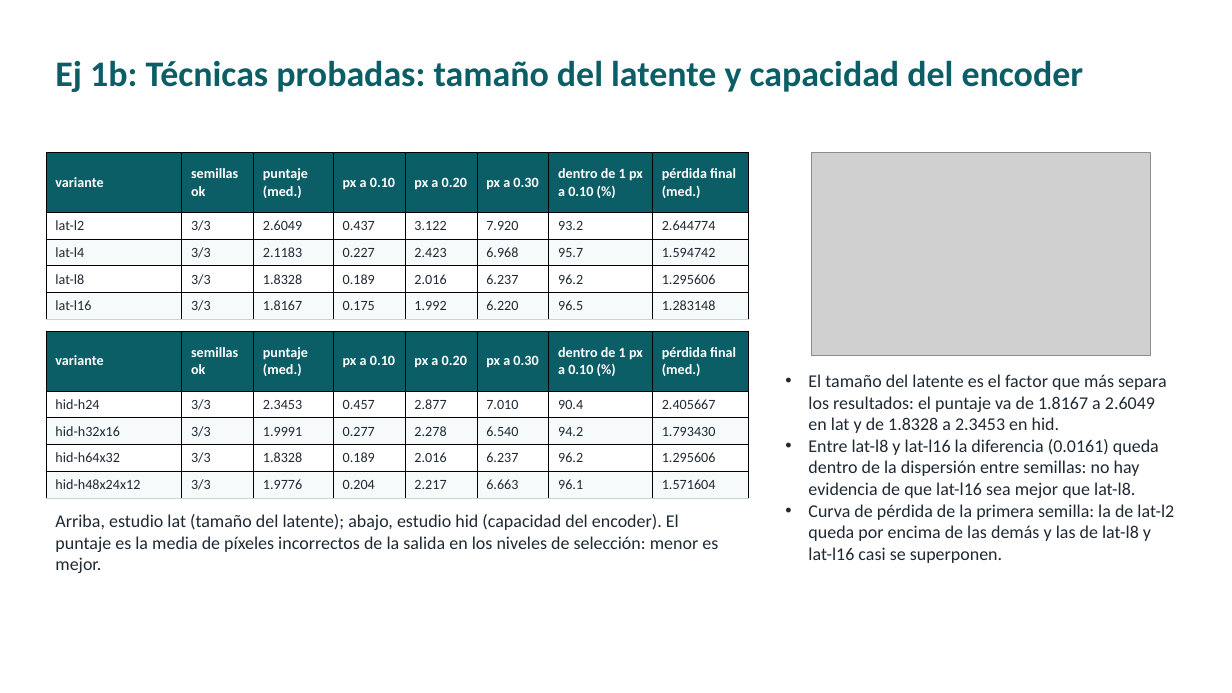
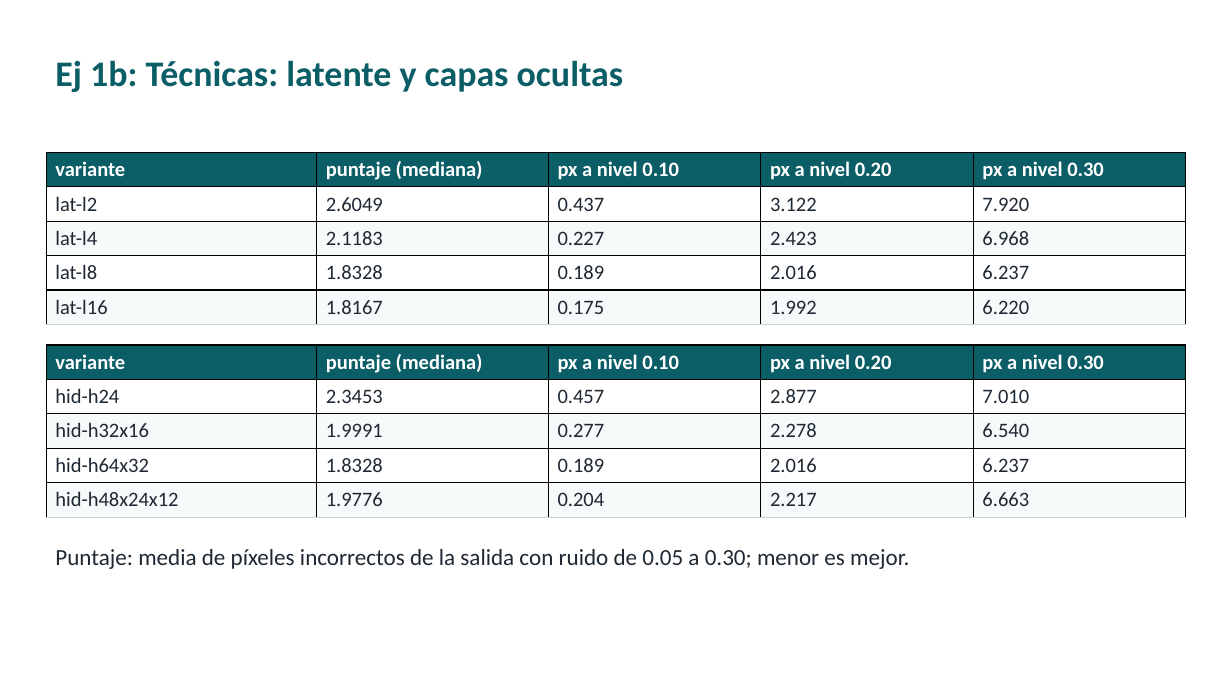
Before and after one commit to ldicandia/SIA-G3, a slide deck: slide 12 of TP5/presentacion/TP5-autoencoders.pptx (slide 11 before the commit). Drawn at 1232x693 pixels with LibreOffice and Linux fonts; fonts in the diff are those of the drawing; grey boxes stand for pictures. Boxes give left, top, right and bottom in pixels: in the first picture for what was removed or moved away, otherwise in the second. Text is boxed around its words. In the diff, an @@ line names an element or a change of style, - is before the commit and + after.

Commit message:
fixes presentacion

```diff
--- a/TP5/presentacion/TP5-autoencoders.pptx
+++ b/TP5/presentacion/TP5-autoencoders.pptx
@@ title at [55, 60, 623, 92]: text changed @@
-Ej 1b: Técnicas probadas: tamaño del latente y capacidad del encoder
+Ej 1b: Técnicas: latente y capas ocultas
@@ table at [46, 152, 1187, 322] @@
-column 2: semillas ok | 3/3 | 3/3 | 3/3 | 3/3
-column 3: puntaje (med.) | 2.6049 | 2.1183 | 1.8328 | 1.8167
-column 4: px a 0.10 | 0.437 | 0.227 | 0.189 | 0.175
-column 5: px a 0.20 | 3.122 | 2.423 | 2.016 | 1.992
-column 6: px a 0.30 | 7.920 | 6.968 | 6.237 | 6.220
-column 7: dentro de 1 px a 0.10 (%) | 93.2 | 95.7 | 96.2 | 96.5
-column 8: pérdida final (med.) | 2.644774 | 1.594742 | 1.295606 | 1.283148
+column 2: puntaje (mediana) | 2.6049 | 2.1183 | 1.8328 | 1.8167
+column 3: px a nivel 0.10 | 0.437 | 0.227 | 0.189 | 0.175
+column 4: px a nivel 0.20 | 3.122 | 2.423 | 2.016 | 1.992
+column 5: px a nivel 0.30 | 7.920 | 6.968 | 6.237 | 6.220
@@ table: place and size @@
-table at [46, 152, 750, 317]
+table at [46, 152, 1187, 322]
@@ picture removed at [811, 152, 1151, 356] @@
@@ table at [46, 345, 1187, 514] @@
-column 2: semillas ok | 3/3 | 3/3 | 3/3 | 3/3
-column 3: puntaje (med.) | 2.3453 | 1.9991 | 1.8328 | 1.9776
-column 4: px a 0.10 | 0.457 | 0.277 | 0.189 | 0.204
-column 5: px a 0.20 | 2.877 | 2.278 | 2.016 | 2.217
-column 6: px a 0.30 | 7.010 | 6.540 | 6.237 | 6.663
-column 7: dentro de 1 px a 0.10 (%) | 90.4 | 94.2 | 96.2 | 96.1
-column 8: pérdida final (med.) | 2.405667 | 1.793430 | 1.295606 | 1.571604
+column 2: puntaje (mediana) | 2.3453 | 1.9991 | 1.8328 | 1.9776
+column 3: px a nivel 0.10 | 0.457 | 0.277 | 0.189 | 0.204
+column 4: px a nivel 0.20 | 2.877 | 2.278 | 2.016 | 2.217
+column 5: px a nivel 0.30 | 7.010 | 6.540 | 6.237 | 6.663
@@ table: place and size @@
-table at [46, 331, 750, 495]
+table at [46, 345, 1187, 514]
@@ text removed at [808, 374, 1174, 563] @@
-• El tamaño del latente es el factor que más separa los resultados: el puntaje va de 1.8167 a 2.6049 en lat y de 1.8328 a 2.3453 en hid.
-• Entre lat-l8 y lat-l16 la diferencia (0.0161) queda dentro de la dispersión entre semillas: no hay evidencia de que lat-l16 sea mejor que lat-l8.
-• Curva de pérdida de la primera semilla: la de lat-l2 queda por encima de las demás y las de lat-l8 y lat-l16 casi se superponen.
@@ text removed at [55, 514, 718, 573] @@
-Arriba, estudio lat (tamaño del latente); abajo, estudio hid (capacidad del encoder). El puntaje es la media de píxeles incorrectos de la salida en los niveles de selección: menor es mejor.
@@ text added at [55, 549, 909, 569], 18 pt, text #1F2933 @@
+Puntaje: media de píxeles incorrectos de la salida con ruido de 0.05 a 0.30; menor es mejor.
```
Also in this commit, not shown: 7 other slides changed, 18 slides added, 21 slides removed, 22 other files.
